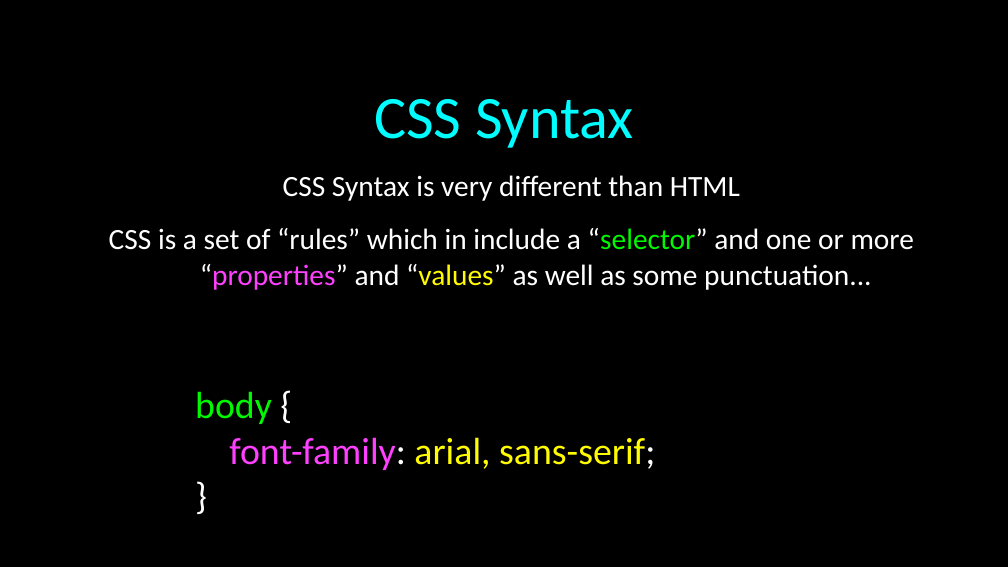
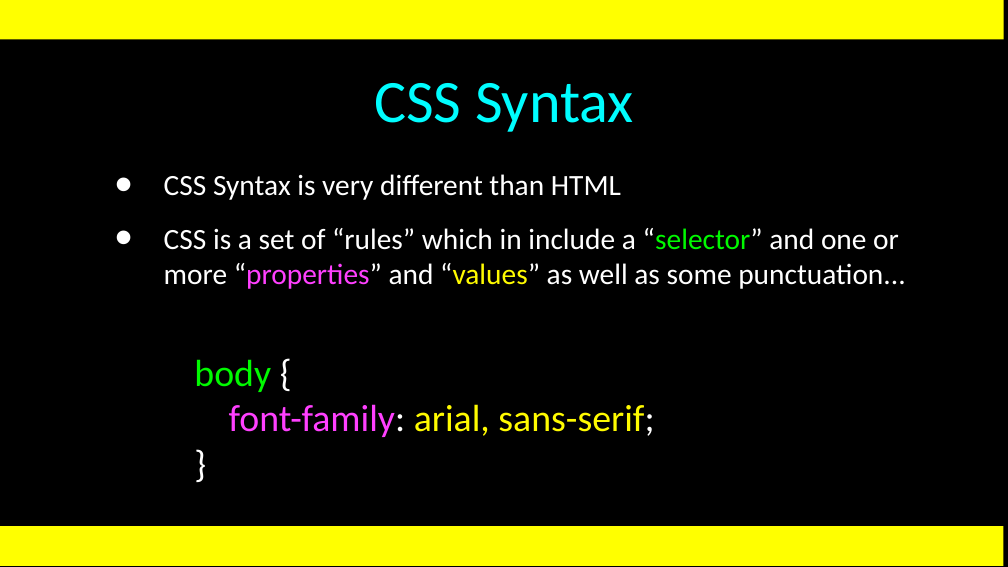
Before and after one commit to csev/wa4e, a slide deck: slide 8 of lectures/Web-03-CSS.ppt (slide 9 before the commit). Drawn at 1008x567 pixels with LibreOffice and Linux fonts; fonts in the diff are those of the drawing. Boxes give left, top, right and bottom in pixels: in the first picture for what was removed or moved away, otherwise in the second. Text is boxed around its words. In the diff, an @@ line names an element or a change of style, - is before the commit and + after.

```diff
--- a/lectures/Web-03-CSS.ppt
+++ b/lectures/Web-03-CSS.ppt
@@ rectangle added at bbox=[0, 0, 1004, 40], fill #FFFF00 @@
@@ title "CSS Syntax": place and size @@
-title "CSS Syntax" at bbox=[374, 99, 634, 148]
+title "CSS Syntax" at bbox=[374, 83, 634, 132]
@@ title "CSS Syntax" at bbox=[374, 83, 634, 132]: vertical alignment bottom to middle @@
@@ text "CSS Syntax is very different ...": place and size @@
-text "CSS Syntax is very different ..." at bbox=[109, 175, 914, 290]
+text "CSS Syntax is very different ..." at bbox=[164, 174, 905, 289]
@@ text "CSS Syntax is very different ..." at bbox=[164, 174, 905, 289]: alignment centre to left; bullet none to • @@
@@ text "body {": place and size @@
-text "body {" at bbox=[195, 391, 655, 470]
+text "body {" at bbox=[194, 359, 654, 437]
@@ rectangle added at bbox=[0, 526, 1004, 566], fill #FFFF00 @@
```
Also in this commit, not shown: 29 other slides changed, 4 slides added, 5 slides removed, 1 other file.
